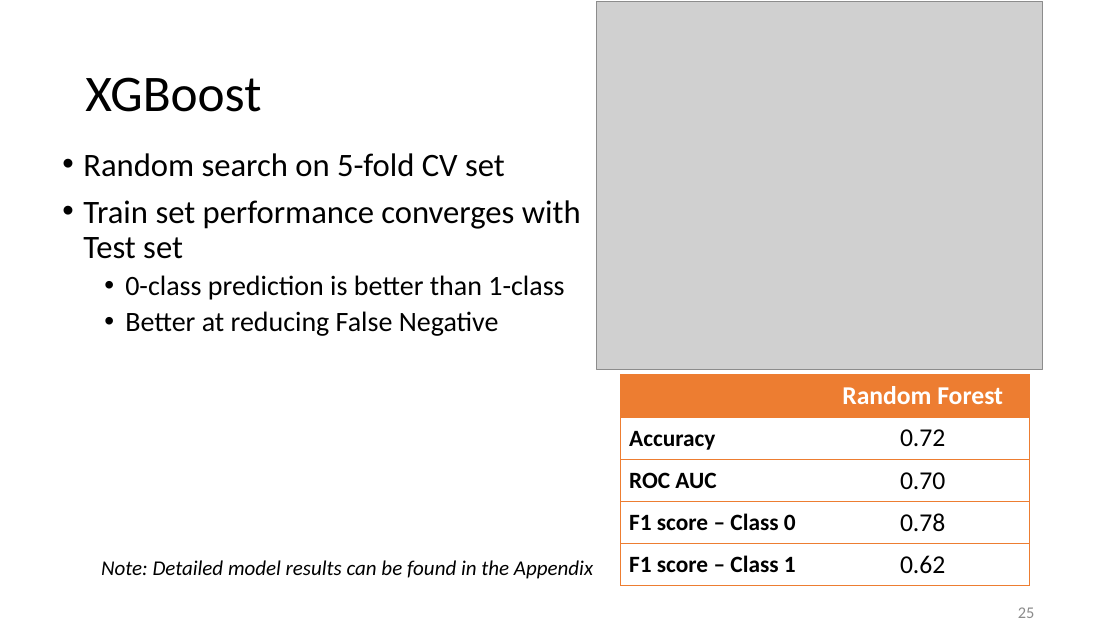
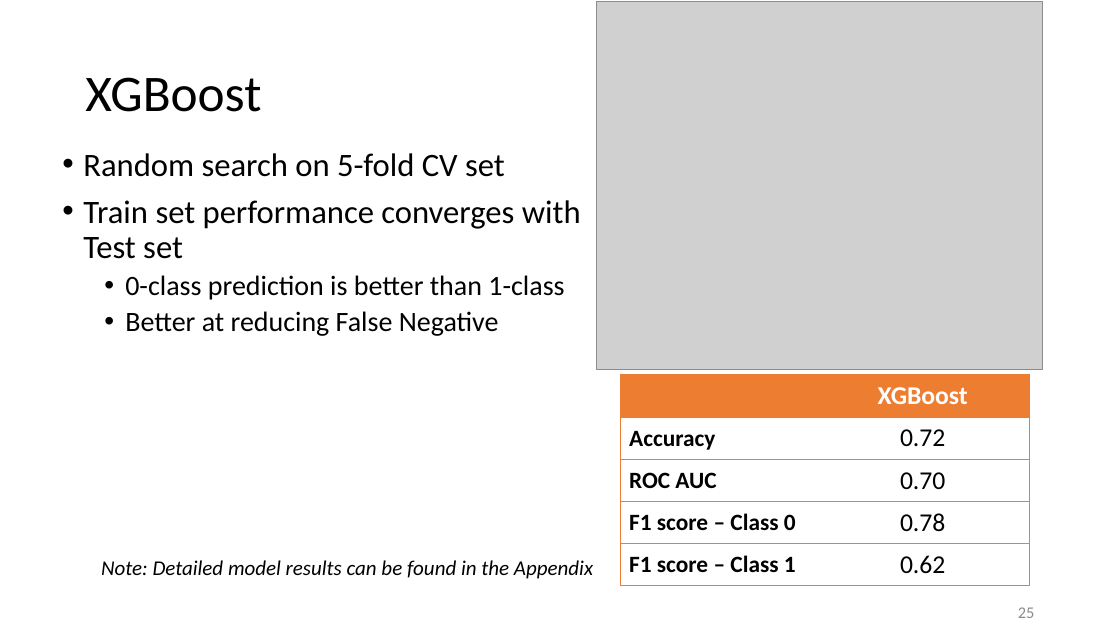
Before and after one commit to yz-joy/user-retention, a slide deck: slide 26 of CustomerRetentionPrediction.pptx. Drawn at 1120x630 pixels with LibreOffice and Linux fonts; fonts in the diff are those of the drawing; grey boxes stand for pictures. Boxes give left, top, right and bottom in pixels: in the first picture for what was removed or moved away, otherwise in the second. Text is boxed around its words. In the diff, an @@ line names an element or a change of style, - is before the commit and + after.

```diff
--- a/CustomerRetentionPrediction.pptx
+++ b/CustomerRetentionPrediction.pptx
@@ table at bbox=[621, 375, 1029, 586] @@
-row 1, column 2: Random Forest
+row 1, column 2: XGBoost
```
Also in this commit, not shown: 1 other slide changed, 2 other files.
